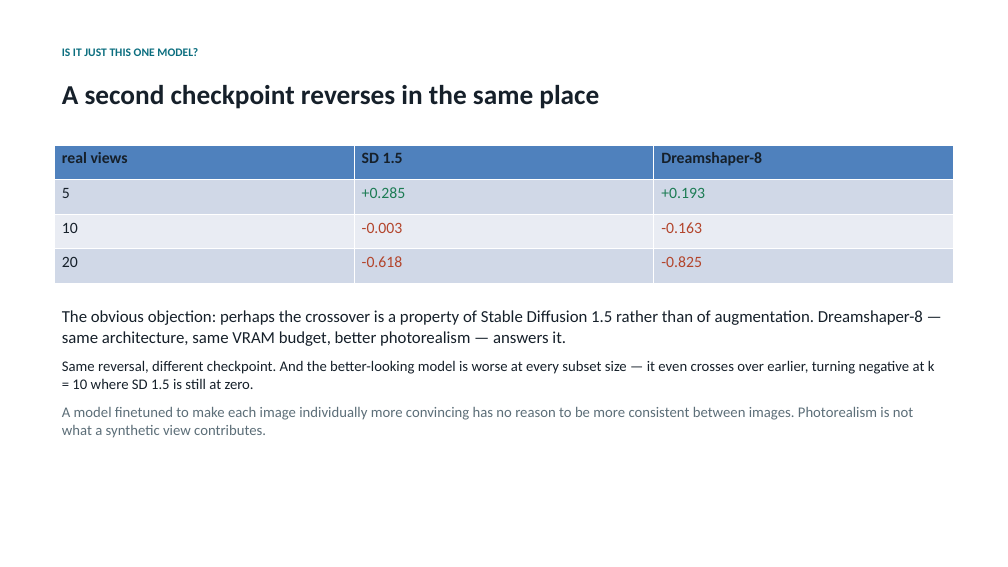
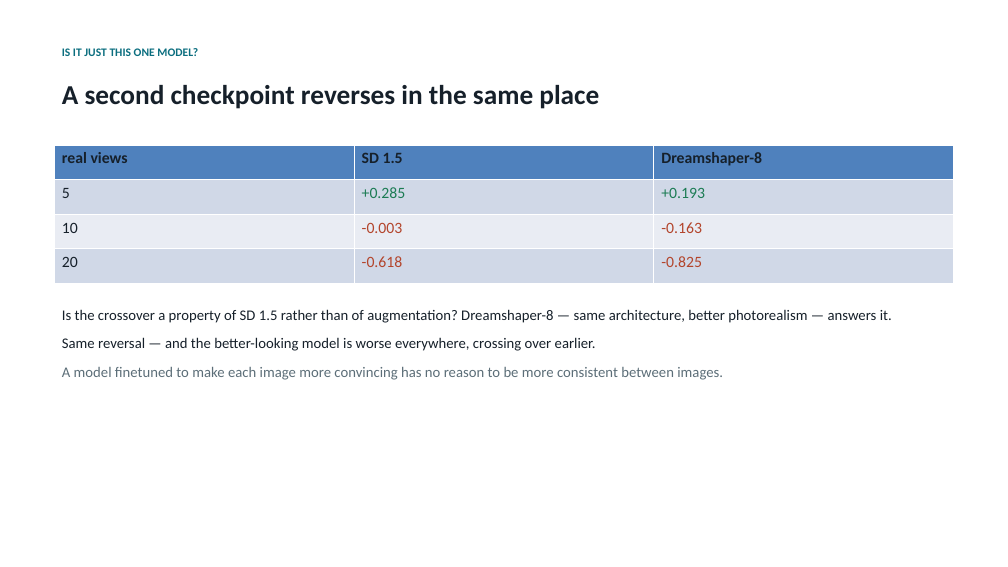
Before and after one commit to mohamedeyaad/fewshot-gaussian-splatting, a slide deck: slide 14 of results/presentation.pptx. Drawn at 1008x567 pixels with LibreOffice and Linux fonts; fonts in the diff are those of the drawing. Boxes give left, top, right and bottom in pixels: in the first picture for what was removed or moved away, otherwise in the second. Text is boxed around its words. In the diff, an @@ line names an element or a change of style, - is before the commit and + after.

```diff
--- a/results/presentation.pptx
+++ b/results/presentation.pptx
@@ text at [62,309,892,380]: text changed @@
-The obvious objection: perhaps the crossover is a property of Stable Diffusion 1.5 rather than of augmentation. Dreamshaper-8 — same architecture, same VRAM budget, better photorealism — answers it.
-Same reversal, different checkpoint. And the better-looking model is worse at every subset size — it even crosses over earlier, turning negative at k = 10 where SD 1.5 is still at zero.
-A model finetuned to make each image individually more convincing has no reason to be more consistent between images. Photorealism is not what a synthetic view contributes.
+Is the crossover a property of SD 1.5 rather than of augmentation? Dreamshaper-8 — same architecture, better photorealism — answers it.
+Same reversal — and the better-looking model is worse everywhere, crossing over earlier.
+A model finetuned to make each image more convincing has no reason to be more consistent between images.
```
Also in this commit, not shown: 10 other slides changed, 8 other files.
